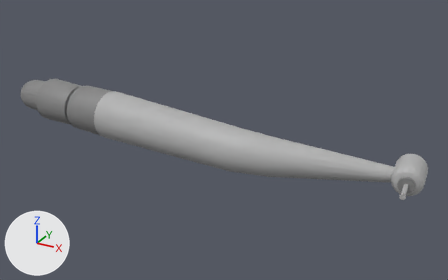
What one commit did to the FBX model Video/Assets/Models/handpiece.fbx.
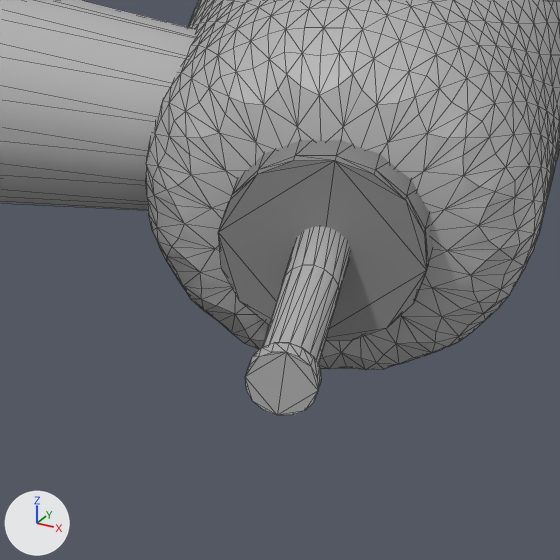
Each version appears first whole from a camera (50 mm lens) standing at (0.084, -0.1379, 0.0706) and looking at (0.0072, 0.0016, 0.0009), and next in a close-up on the part from 84% to 95% of the width and 59% to 76% of the height. Lighting does not change. The marker at lower left points along +X, +Y and +Z. The close-ups show mesh edges as thin lines. Where no turn or scale is listed for an object, it has been applied to the vertices. Vertices at the same position are counted once.

Before the edit, the objects in view are built like this:
```python
me_mesh = bpy.data.meshes.new('Mesh')
me_mesh.from_pydata(...)  # 1602 vertices, 3160 faces; spans x -0.0649..0.0626, y -0.0116..0.0075, z -0.0044..0.01
# faces by material slot: [2684, 476]
me_mesh.materials.append(mat_handpiece_metal_anisotropysg1)  # grey #b3b3b3
me_mesh.materials.append(mat_handpiece_metal_anisotr2sg1)  # grey #868686
ob_handpiece_cylinder16 = bpy.data.objects.new('handpiece:Cylinder16', me_mesh)
ob_handpiece_cylinder16.location = (0.0, 0.0, 0.0)
```
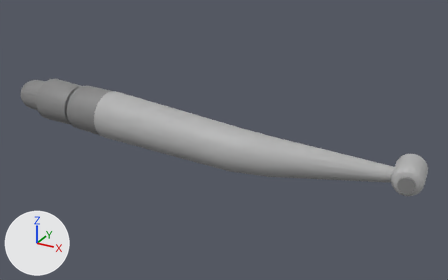
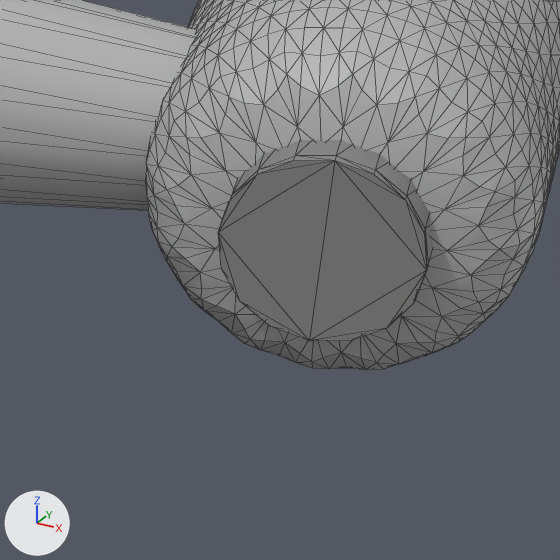
Commit message: 修正模型前面的禿角

Pixel boxes (x1, y1, x2, y2) of what changed, in the close-ups (560 x 560 px):
```json
{"object": "handpiece:Cylinder16", "change": "reshaped", "before": [0, 0, 560, 415], "after": [0, 0, 560, 370]}
{"part": 1, "of": "me_mesh", "change": "deleted", "before": [245, 227, 350, 415]}
```

The change, as JSON lines over the scene's bpy script:
```json
{"block": "me_mesh", "where": "# used by ob_handpiece_cylinder16; location = (0.0, 0.0, 0.0)"}
{"op": "remove", "block": "me_mesh", "code": "me_mesh.from_pydata(...)  # 1602 vertices, 3160 faces; spans x -0.0649..0.0626, y -0.0116..0.0075, z -0.0044..0.01"}
{"op": "add", "block": "me_mesh", "code": "me_mesh.from_pydata(...)  # 1538 vertices, 3018 faces; spans x -0.0649..0.0626, y -0.0116..0.0075, z -0.0044..0.01"}
{"block": "me_mesh", "change": "me_mesh part 1"}
{"block": "me_mesh", "change": "64 vertices are removed from x 0.0587..0.0604, y -0.0098..-0.0055, z 0.0014..0.0028"}
{"block": "me_mesh", "change": "142 faces are deleted"}
```
